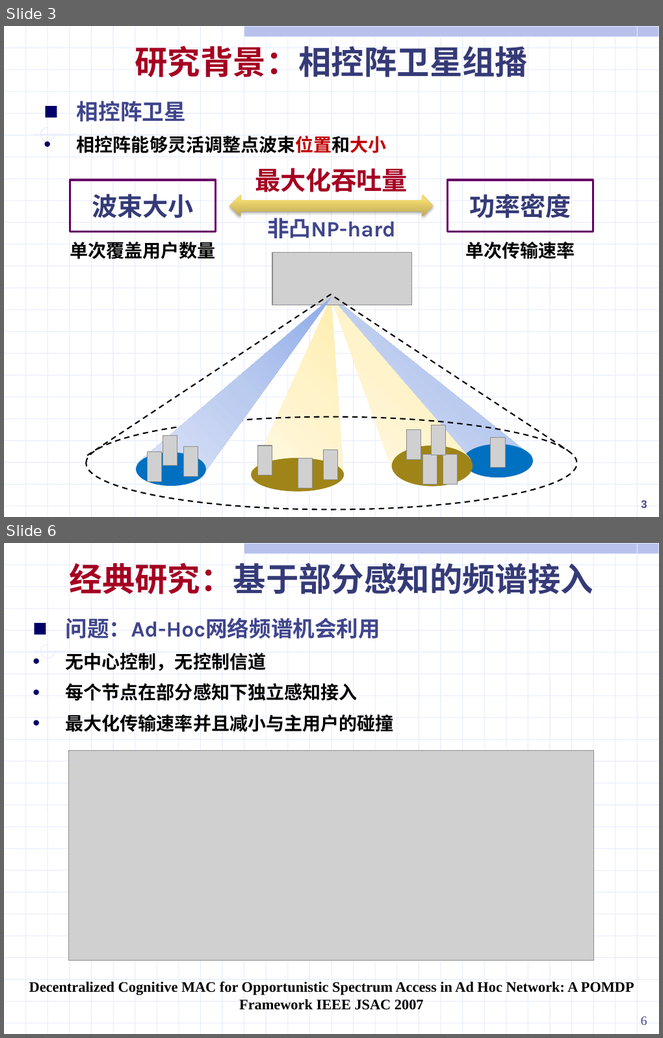
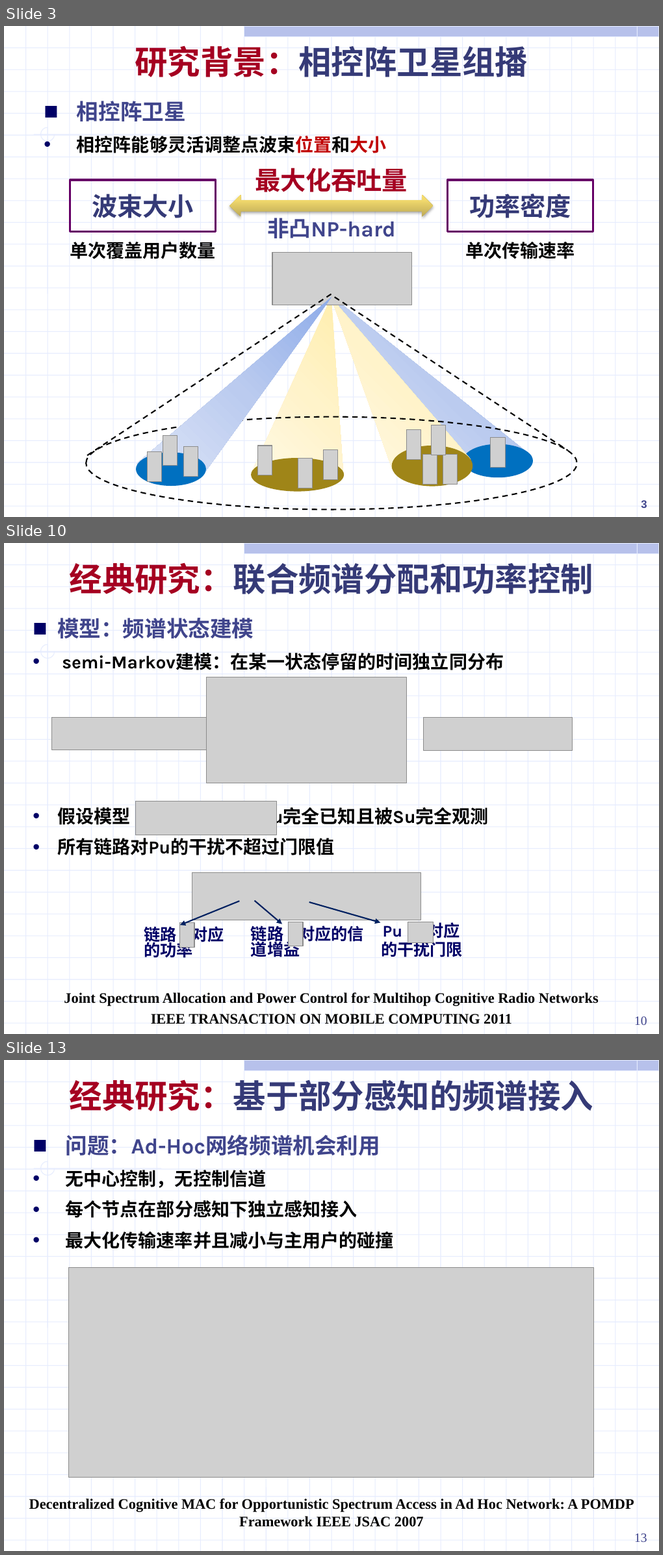
Before and after one commit to ssheroes/hello-world, a slide deck: 战术网频谱共享调研 (2).pptx. Shown one above the other, each under a label of ours: slides 3 and 6 before the commit, slides 3, 10 and 13 after it; the slides between them are not shown. The pictures are 663x1038 and 663x1555 pixels, drawn with LibreOffice and Linux fonts; fonts in the diff are those of the drawing; grey boxes stand for pictures. Boxes give left, top, right and bottom in pixels: in the first picture for what was removed or moved away, otherwise in the second. Text is boxed around its words. In the diff, an @@ line names an element or a change of style, - is before the commit and + after.

```diff
--- a/战术网频谱共享调研 (2).pptx
+++ b/战术网频谱共享调研 (2).pptx
@@ slide 10 added at [4,543,659,1034], background #FFFFFF; not listed: 56 template elements that a slide beside it also shows @@
@@ text added at [70,563,594,594], 36 pt, text #353A77, bold @@
+经典研究：联合频谱分配和功率控制
@@ text added at [57,618,504,856], 20 pt, text #000000, bold @@
+■ 模型：频谱状态建模
+• semi-Markov建模：在某一状态停留的时间独立同分布
+• 假设模型 被Su完全已知且被Su完全观测
+• 所有链路对Pu的干扰不超过门限值
@@ picture added at [206,678,407,783] @@
@@ picture added at [52,717,206,750] @@
@@ picture added at [424,717,573,750] @@
@@ picture added at [136,801,276,835] @@
@@ picture added at [192,873,421,921] @@
@@ arrow added from (239, 901) to (180, 926), #002060 1.5 pt @@
@@ arrow added from (254, 901) to (282, 925), #002060 1.5 pt @@
@@ arrow added from (310, 902) to (381, 923), #002060 1.5 pt @@
@@ text added at [144,924,224,960], 18 pt, text #000066, bold @@
+链路 对应的功率
@@ picture added at [180,923,194,947] @@
@@ text added at [251,923,364,960], 18 pt, text #000066, bold @@
+链路 对应的信道增益
@@ picture added at [288,923,303,947] @@
@@ text added at [381,920,463,958], 18 pt, text #000066, bold @@
+Pu 对应
+的干扰门限
@@ picture added at [408,923,433,943] @@
@@ text added at [64,993,599,1025], 16 pt, text #000000, bold @@
+Joint Spectrum Allocation and Power Control for Multihop Cognitive Radio Networks
+IEEE TRANSACTION ON MOBILE COMPUTING 2011
@@ page number added at [634,1017,648,1025], 14 pt, text #40458C @@
+10
@@ what was slide 6 is now slide 13 @@
@@ page number at [634,1534,648,1542]: text changed @@
-6
+13
```
Also in this commit, not shown: 2 slides changed, 6 other slides added.
